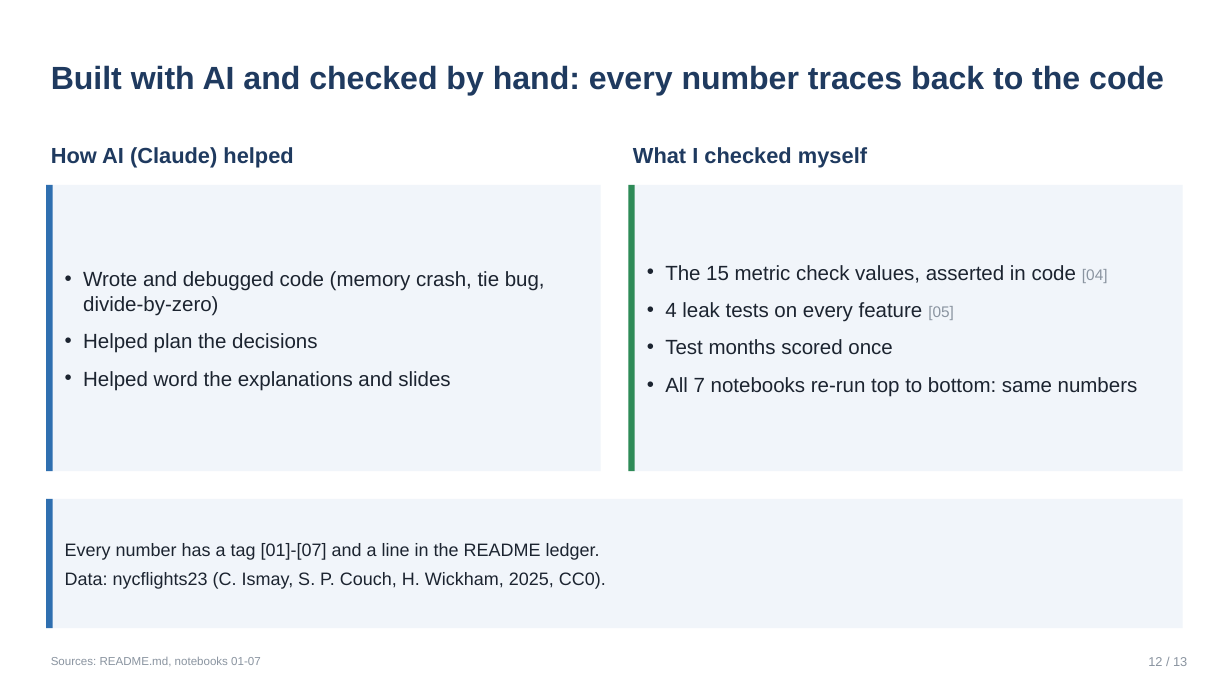
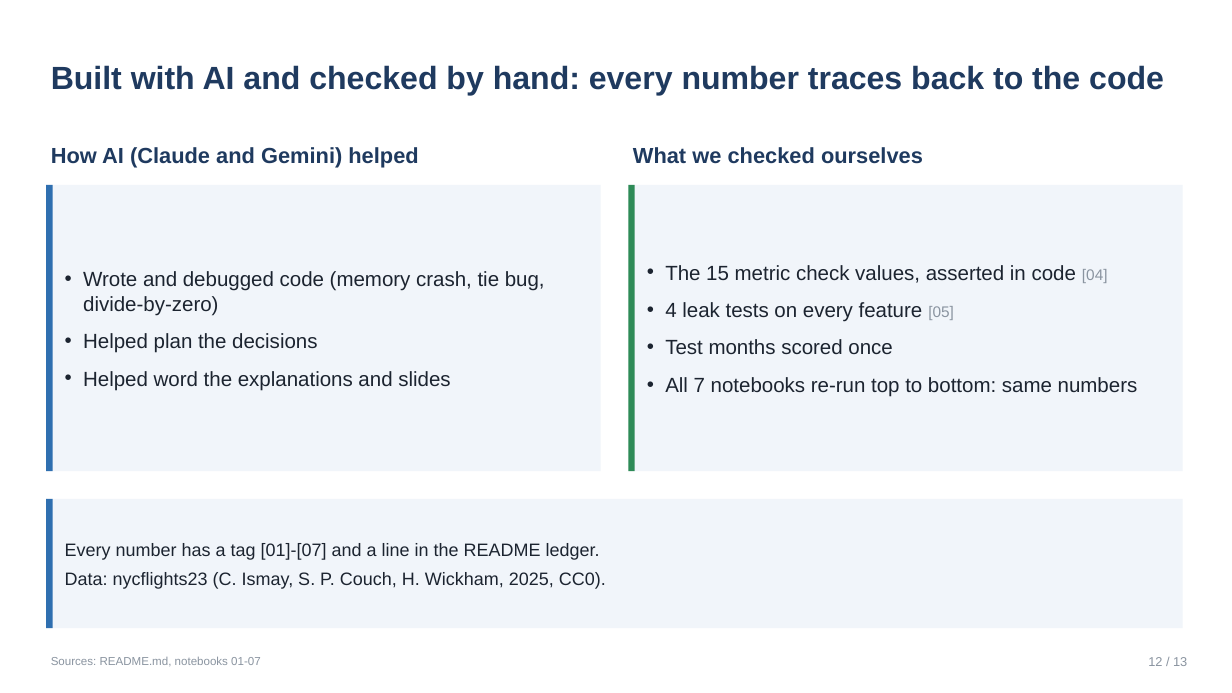
Before and after one commit to MirnaEmbaby/tms-flights, a slide deck: slide 13 of slides/tms_final.pptx. Drawn at 1232x693 pixels with LibreOffice and Linux fonts; fonts in the diff are those of the drawing. Boxes give left, top, right and bottom in pixels: in the first picture for what was removed or moved away, otherwise in the second. Text is boxed around its words. In the diff, an @@ line names an element or a change of style, - is before the commit and + after.

Commit message:
update presentation slides for tms final

```diff
--- a/slides/tms_final.pptx
+++ b/slides/tms_final.pptx
@@ text at <box>51,147,418,167</box>: text changed @@
-How AI (Claude) helped
+How AI (Claude and Gemini) helped
@@ text at <box>633,147,923,164</box>: text changed @@
-What I checked myself
+What we checked ourselves
```
Also in this commit, not shown: 1 other slide changed, 1 other file.
